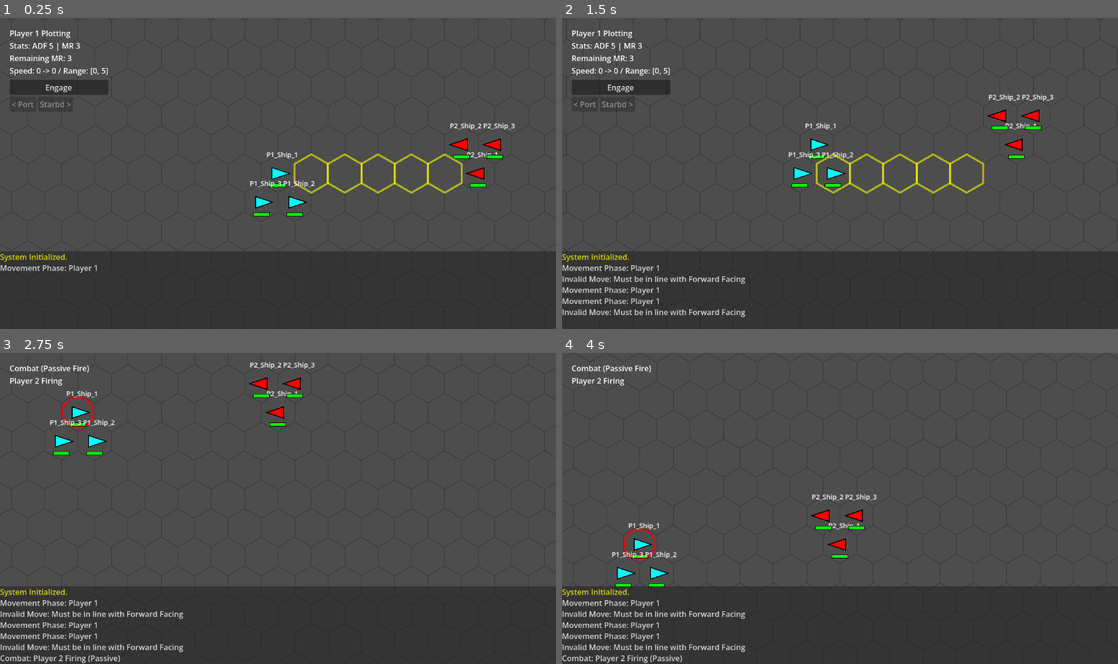
Above: before the commit, frames 1-4 (two rows, left to right).
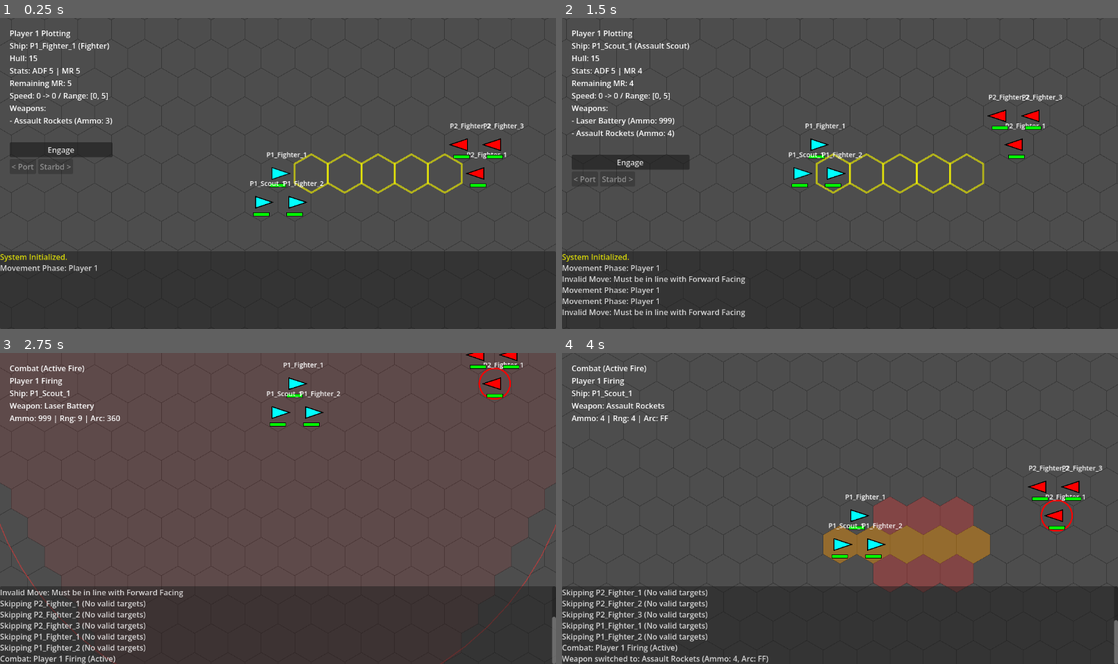
Above: after the commit, the same moments.

Repository: jjeffers/sf-kh-simulator
Game: Godot game, scene res://Scenes/Main.tscn
Two runs of this game, one before a commit and one after it. Both use one fixed random seed, a clock stepped at 60 frames per second and the inputs below.
Inputs (mouse positions are in pixels of both pictures, inside the frame that each line leads up to):
- Up to frame 1 (0.25 s): no input
- Up to frame 2 (1.5 s): click "Engage" at 0.5 s; tap Enter at 1.25 s; move the mouse to (962, 157) at 1.27 s; hold D from 1.28 s (still down); click (962, 157) at 1.42 s
- Up to frame 3 (2.75 s): tap Space at 1.52, 2.27 s; move the mouse to (166, 524) at 2.02 s; release D at 2.03 s; hold S from 2.03 s (still down); click (166, 524) at 2.17 s
- Up to frame 4 (4 s): move the mouse to (895, 440) at 2.77 s; release S at 2.78 s; hold D 2.78-3.53 s; click (895, 440) at 2.92 s; move the mouse to (812, 570) at 3.52 s; hold W from 3.53 s (still down); click (812, 570) at 3.67 s; tap Space at 3.77 s

The runs differ from the first frame. In frame 1, 2.9% of the frame differs, in the area x 1-95%, y 8-55%; in frame 2, 3.2%; in frame 3, 5.0%; in frame 4, 11%, in the area x 0-100%, y 4-100%.

Commit message:
feat: Add Assault Scout class, Multi-Weapon combat, advanced Weapon Rules and UI stats

Diff:
--- a/Scripts/Combat.gd
+++ b/Scripts/Combat.gd
@@ -5,19 +5,58 @@
 const RANGE_PENALTY = 5 # per hex
 const MAX_RANGE = 10
 
-static func calculate_hit_chance(dist: int) -> int:
+static func calculate_hit_chance(dist: int, weapon: Dictionary = {}, target: Ship = null, is_head_on: bool = false) -> int:
 	if dist > MAX_RANGE:
 		return 0
-	var chance = BASE_HIT_CHANCE - (dist * RANGE_PENALTY)
+
+	var chance = 0
+
+	# Special Rule: Assault Rocket vs Reflective Hull (RH)
+	if target and target.defense == "RH" and weapon.get("type") == "Rocket":
+		chance = 60
+		if is_head_on: chance += 10
+		return chance
+
+	# Base Chance Calculation
+	var base = BASE_HIT_CHANCE # 80
+
+	# Special Rule: Laser vs Reflective Hull (RH)
+	if target and target.defense == "RH" and weapon.get("type") == "Laser":
+		base = 50
+
+	# Standard / Laser Rule: Range Diffusion (RD)
+	# -5% per hex
+	chance = base - (dist * RANGE_PENALTY)
+	if is_head_on: chance += 10
 	return max(0, chance)
 
 # Returns true if hit
-static func roll_for_hit(dist: int) -> bool:
-	var chance = calculate_hit_chance(dist)
+static func roll_for_hit(dist: int, weapon: Dictionary = {}, target: Ship = null, is_head_on: bool = false) -> bool:
+	var chance = calculate_hit_chance(dist, weapon, target, is_head_on)
 	var roll = randi() % 100 + 1 # 1-100
 	print("Combat Roll: Distance %d, Chance %d%%, Rolled %d" % [dist, chance, roll])
 	return roll <= chance
 
-# Returns damage amount 1-10
-static func roll_damage() -> int:
-	return randi() % 10 + 1
+# Returns damage amount from string "2d10+4" or simple int
+static func roll_damage(damage_str: Variant = "1d10") -> int:
+	if typeof(damage_str) == TYPE_INT:
+		return damage_str
+
+	if typeof(damage_str) == TYPE_STRING:
+		# Parse "2d10+4"
+		var parts = damage_str.split("+")
+		var bonus = 0
+		if parts.size() > 1:
+			bonus = int(parts[1])
+
+		var dice_part = parts[0].split("d")
+		if dice_part.size() == 2:
+			var count = int(dice_part[0])
+			var sides = int(dice_part[1])
+			var total = 0
+			for i in range(count):
+				total += randi() % sides + 1
+			print("Damage Roll: %s -> %d" % [damage_str, total + bonus])
+			return total + bonus
+
+	return 1 # Fallback
--- a/Scripts/GameManager.gd
+++ b/Scripts/GameManager.gd
@@ -224,11 +224,13 @@
 				log_message("Switched to %s" % selected_ship.name)
 				return
 
-	if not combat_target: return
-
-	var mouse_pos = get_local_mouse_position()
-	var dist_to_target = mouse_pos.distance_to(combat_target.position)
-	var is_click_on_target = (combat_target.grid_position == hex) or (dist_to_target < HexGrid.TILE_SIZE * 0.8)
+	# if not combat_target: return # REMOVED: Prevent blocking target selection
+
+	var is_click_on_target = false
+	if combat_target:
+		var mouse_pos = get_local_mouse_position()
+		var dist_to_target = mouse_pos.distance_to(combat_target.position)
+		is_click_on_target = (combat_target.grid_position == hex) or (dist_to_target < HexGrid.TILE_SIZE * 0.8)
 
 	# If click on the target's hex OR visual representation, FIRE
 	if is_click_on_target:
@@ -237,23 +239,93 @@
 		var target_pos = s.position # Use actual visual position for laser end
 
 		combat_action_taken = true
-		_spawn_laser(start_pos, target_pos)
-		if audio_laser.stream: audio_laser.play()
-
+		# Validate Range and Arc for specific weapon
+		var weapon = selected_ship.weapons[selected_ship.current_weapon_index]
+		var w_range = weapon["range"]
+		var w_arc = weapon["arc"]
 		var d = HexGrid.hex_distance(selected_ship.grid_position, s.grid_position)
-		if Combat.roll_for_hit(d):
-			var dmg = Combat.roll_damage()
+
+		# Basic Range Check
+		if d > w_range:
+			log_message("[color=red]Target out of range! (Max %d)[/color]" % w_range)
+			return
+
+		# Arc Check (FF)
+		if w_arc == "FF":
+			var valid_hexes = _get_ff_arc_hexes(selected_ship, w_range)
+			if not s.grid_position in valid_hexes:
+				log_message("[color=red]Target not in Forward Firing Arc![/color]")
+				return
+				log_message("[color=red]Target not in Forward Firing Arc![/color]")
+				return
+
+		# Ammo Check
+		if weapon["ammo"] <= 0:
+			log_message("[color=red]Weapon Empty![/color]")
+			return
+
+		# FIRE!
+		weapon["ammo"] -= 1
+		combat_action_taken = true
+
+		# FX
+		_spawn_attack_fx(start_pos, target_pos, weapon.get("type", "Laser"))
+
+		# Log shot
+		var is_head_on = false
+		if w_arc == "FF":
+			if s.grid_position == selected_ship.grid_position:
+				is_head_on = true
+			else:
+				var fwd_vec = HexGrid.get_direction_vec(selected_ship.facing)
+				var check = selected_ship.grid_position + fwd_vec
+				for i in range(w_range):
+					if check == s.grid_position:
+						is_head_on = true
+						break
+					check += fwd_vec
+
+		if is_head_on:
+			log_message("Heads On Bonus! +10% Hit Chance")
+
+		log_message("Firing %s at %s..." % [weapon["name"], s.name])
+
+		# Roll to Hit
+		if Combat.roll_for_hit(d, weapon, s, is_head_on):
+			# Construct Damage String: 2d10+4
+			var dmg_str = "%s+%d" % [weapon["damage_dice"], weapon["damage_bonus"]]
+			var dmg = Combat.roll_damage(dmg_str)
+
 			log_message("[color=green]HIT![/color] Range: %d, Damage: %d" % [d, dmg])
-			s.take_damage(dmg)
-			_spawn_hit_text(target_pos, dmg)
-			if audio_hit.stream: audio_hit.play()
-
-			# Wait for hit animation (3.0s)
-			get_tree().create_timer(3.0).timeout.connect(end_turn)
+
+			# Delay damage application to match FX?
+			# Simple approach: Apply now, showing floating text with delay matching FX
+
+			# Wait for travel time (approx 0.5s for rockets)
+			var delay = 0.5
+			if weapon.get("type", "Laser") == "Laser": delay = 0.1
+
+			get_tree().create_timer(delay).timeout.connect(func():
+				s.take_damage(dmg)
+				_spawn_hit_text(target_pos, dmg)
+				if audio_hit.stream: audio_hit.play()
+			)
+
+			# Mark Weapon as Fired
+			weapon["fired"] = true
+
+			# Wait for turn end (Total animation time)
+			get_tree().create_timer(3.0).timeout.connect(_post_fire_check)
 		else:
 			log_message("[color=red]MISS![/color] Range: %d" % d)
-			# Wait for laser animation (2.0s)
-			get_tree().create_timer(2.0).timeout.connect(end_turn)
+			# Mark Weapon as Fired (Even on miss?)
+			# Standard rules: A shot is a shot.
+			weapon["fired"] = true
+
+			# Wait for animation (2.0s)
+			get_tree().create_timer(2.0).timeout.connect(_post_fire_check)
+
+
 	else:
 		# Check if valid enemies at this hex to switch target
 		for s in ships:
@@ -266,16 +338,94 @@
 					_update_ship_visuals() # Ensure target pops to top
 					break
 
-func _spawn_laser(start: Vector2, end: Vector2):
-	var line = Line2D.new()
-	line.width = 3.0
-	line.default_color = Color(1, 0, 0, 1) # Red laser
-	line.points = PackedVector2Array([start, end])
-	add_child(line)
-
-	var tween = create_tween()
-	tween.tween_property(line, "modulate:a", 0.0, 2.0)
-	tween.tween_callback(line.queue_free)
+func _spawn_attack_fx(start: Vector2, end: Vector2, type: String):
+	if type == "Rocket":
+		# Rocket Visual
+		var container = Node2D.new()
+		container.position = start
+		container.z_index = 20 # Above ships
+		add_child(container)
+
+		# Projectile (Small white/orange missile)
+		var missile = Polygon2D.new()
+		missile.polygon = PackedVector2Array([Vector2(5, 0), Vector2(-5, -3), Vector2(-5, 3)])
+		missile.color = Color.ORANGE
+		container.add_child(missile)
+
+		# Smoke Trail
+		var smoke = CPUParticles2D.new()
+		smoke.amount = 30
+		smoke.lifetime = 0.5
+		smoke.direction = Vector2(-1, 0)
+		smoke.spread = 15.0
+		smoke.gravity = Vector2.ZERO
+		smoke.initial_velocity_min = 20.0
+		smoke.initial_velocity_max = 20.0
+		smoke.scale_amount_min = 2.0
+		smoke.scale_amount_max = 5.0
+		smoke.color = Color(0.8, 0.8, 0.8, 0.5)
+		smoke.local_coords = false # Trail effect
+		container.add_child(smoke)
+
+		# Rotate to face target
+		container.rotation = (end - start).angle()
+
+		# Tween Movement
+		var dist_px = start.distance_to(end)
+		var travel_time = 0.5 # Fast rocket
+
+		var tween = create_tween()
+		tween.tween_property(container, "position", end, travel_time).set_trans(Tween.TRANS_QUAD).set_ease(Tween.EASE_IN)
+		tween.tween_callback(func():
+			# Explosion or impact effect could go here
+			missile.visible = false
+			smoke.emitting = false
+			# Cleanup after smoke fades
+			get_tree().create_timer(1.0).timeout.connect(container.queue_free)
+		)
+
+		if audio_laser.stream: audio_laser.play() # Use existing sound like a launch
+
+	else:
+		# Default Laser
+		var line = Line2D.new()
+		line.width = 3.0
+		line.default_color = Color(1, 0, 0, 1) # Red laser
+		line.points = PackedVector2Array([start, end])
+		add_child(line)
+
+		var tween = create_tween()
+		tween.tween_property(line, "modulate:a", 0.0, 2.0)
+		tween.tween_callback(line.queue_free)
+
+		if audio_laser.stream: audio_laser.play()
+
+func _post_fire_check():
+	# Check if selected_ship has ANY valid targets remaining with UNFIRED, LOADED weapons
+	var targets = _get_valid_targets(selected_ship)
+
+	if targets.size() > 0:
+		# Continue Turn
+		combat_action_taken = false
+		log_message("Attack Complete. Select next weapon [W] or target.")
+
+		# Auto-switch to next available weapon if current is done?
+		var weapon = selected_ship.weapons[selected_ship.current_weapon_index]
+		if weapon.get("fired", false) or weapon["ammo"] <= 0:
+			# Find next valid weapon
+			for i in range(selected_ship.weapons.size()):
+				var w = selected_ship.weapons[i]
+				if not w.get("fired", false) and w["ammo"] > 0:
+					selected_ship.current_weapon_index = i
+					log_message("Auto-switched to %s" % w["name"])
+					break
+
+		queue_redraw()
+		_update_ui_state()
+		_update_camera() # Ensure camera stays valid
+	else:
+		# No more valid attacks
+		end_turn()
 
 func _spawn_hit_text(pos: Vector2, damage: int):
 	var lbl = Label.new()
@@ -295,7 +445,15 @@
 	# Player 1 (Left side)
 	for i in range(3):
 		var s = Ship.new()
-		s.name = "P1_Ship_%d" % (i + 1)
+		s.name = "P1_Fighter_%d" % (i + 1)
+
+		# Make the 3rd ship an Assault Scout for testing
+		if i == 2:
+			s.configure_assault_scout()
+			s.name = "P1_Scout_1"
+		else:
+			s.configure_fighter() # Set stats and weapons
+
 		s.player_id = 1
 		s.color = Color.CYAN
 		s.grid_position = Vector3i(-3, i, 3 - i) # Staggered positions or stack if desired. Let's stack 2 and 3?
@@ -305,10 +463,8 @@
 		if i == 1: s.grid_position = Vector3i(-3, 1, 2)
 		if i == 2: s.grid_position = Vector3i(-4, 1, 3)
 
-		s.facing = 0
-		s.speed = 0
-		s.adf = 5
-		s.mr = 3
+		s.binding_pos_update() # Call helper to set initial position immediately
+
 		s.ship_destroyed.connect(func(): _on_ship_destroyed(s))
 		add_child(s)
 		ships.append(s)
@@ -316,7 +472,8 @@
 	# Player 2 (Right side)
 	for i in range(3):
 		var s = Ship.new()
-		s.name = "P2_Ship_%d" % (i + 1)
+		s.name = "P2_Fighter_%d" % (i + 1)
+		s.configure_fighter() # Set stats and weapons
 		s.player_id = 2
 		s.color = Color.RED
 		if i == 0: s.grid_position = Vector3i(3, 0, -3)
@@ -324,9 +481,8 @@
 		if i == 2: s.grid_position = Vector3i(4, -1, -3)
 
 		s.facing = 3
-		s.speed = 0
-		s.adf = 5
-		s.mr = 3
+		s.binding_pos_update()
+
 		s.ship_destroyed.connect(func(): _on_ship_destroyed(s))
 		add_child(s)
 		ships.append(s)
@@ -437,6 +593,8 @@
 	_update_camera()
 
 func start_turn_cycle():
+	for s in ships:
+		s.reset_weapons()
 	start_movement_phase()
 
 func start_movement_phase():
@@ -493,31 +651,72 @@
 
 func _check_combat_availability():
 	# Find un-fired ships for FIRING player
-	var available = ships.filter(func(s): return s.player_id == firing_player_id and not s.has_fired)
-
-	if available.size() == 0:
-		if combat_subphase == 1:
-			start_combat_active()
+	# Loop until we find a ship with targets OR perform phase transition
+	var found_valid_shooter = false
+
+	while not found_valid_shooter:
+		var available = ships.filter(func(s): return s.player_id == firing_player_id and not s.has_fired and not s.is_exploding)
+
+		if available.size() == 0:
+			if combat_subphase == 1:
+				start_combat_active()
+			else:
+				end_turn_cycle()
+			return
+
+		# Check the first available ship
+		# We must iterate through them because available[0] might have no targets,
+		# but available[1] might have targets.
+		# THE RULE: "If no ships have any targets then end that turn" -> implicaiton: we skip useless ships.
+		# "display a message indicating that no targets were avaialble."
+
+		# Let's iterate through the available list
+		var candidate = null
+
+		for s in available:
+			var targets = _get_valid_targets(s)
+			if targets.size() > 0:
+				candidate = s
+				break
+			else:
+				# Mark as fired (Skipped)
+				log_message("Skipping %s (No valid targets)" % s.name)
+				s.has_fired = true
+
+		if candidate:
+			found_valid_shooter = true
+			selected_ship = candidate
+
+			# Ensure we start with a valid, unfired weapon
+			var cur_w = selected_ship.weapons[selected_ship.current_weapon_index]
+			if cur_w["ammo"] <= 0 or cur_w.get("fired", false):
+				for i in range(selected_ship.weapons.size()):
+					var w = selected_ship.weapons[i]
+					if w["ammo"] > 0 and not w.get("fired", false):
+						selected_ship.current_weapon_index = i
+						break
+
+			# Reset action lock
+			combat_action_taken = false
+
+			# Auto-target logic
+			combat_target = null
+			var targets = _get_valid_targets(selected_ship)
+			if targets.size() > 0:
+				combat_target = targets[0]
+
+			queue_redraw()
+			_update_ui_state()
+			_update_camera()
+			log_message("Combat: Player %d Firing (%s)" % [firing_player_id, "Passive" if combat_subphase == 1 else "Active"])
+
+			# Ensure visual stack is updated
+			_update_ship_visuals()
 		else:
-			end_turn_cycle()
-		return
-
-	# Select first available to fire
-	selected_ship = available[0]
-
-	# Reset action lock
-	combat_action_taken = false
-
-	# Auto-target logic
-	combat_target = null
-	var targets = _get_valid_targets(selected_ship)
-	if targets.size() > 0:
-		combat_target = targets[0]
-
-	queue_redraw()
-	_update_ui_state()
-	_update_camera()
-	log_message("Combat: Player %d Firing (%s)" % [firing_player_id, "Passive" if combat_subphase == 1 else "Active"])
+			# Loop will continue, checking 'available' again.
+			# Since we marked ships with no targets as 'has_fired', the list size will shrink.
+			# Eventually it hits 0 and changes phase.
+			continue
 
 func end_turn_cycle():
 	log_message("Turn Complete. Switching Active Player.")
@@ -571,9 +770,16 @@
 		btn_turn_right.disabled = not allow_turn
 
 		var txt = "Player %d Plotting\n" % selected_ship.player_id
+		txt += "Ship: %s (%s)\n" % [selected_ship.name, selected_ship.ship_class]
+		txt += "Hull: %d\n" % selected_ship.hull
 		txt += "Stats: ADF %d | MR %d\n" % [selected_ship.adf, selected_ship.mr]
 		txt += "Remaining MR: %d\n" % turns_remaining
-		txt += "Speed: %d -> %d / Range: [%d, %d]" % [start_speed, steps, min_speed, max_speed]
+		txt += "Speed: %d -> %d / Range: [%d, %d]\n" % [start_speed, steps, min_speed, max_speed]
+
+		txt += "Weapons:\n"
+		for w in selected_ship.weapons:
+			txt += "- %s (Ammo: %d)\n" % [w["name"], w["ammo"]]
+
 		if not is_valid:
 			txt += "\n(Invalid Speed)"
 		label_status.text = txt
@@ -585,7 +791,18 @@
 		btn_turn_right.visible = false
 
 		var phase_name = "Passive" if combat_subphase == 1 else "Active"
-		label_status.text = "Combat (%s Fire)\nPlayer %d Firing" % [phase_name, firing_player_id]
+		var txt = "Combat (%s Fire)\nPlayer %d Firing" % [phase_name, firing_player_id]
+
+		if selected_ship:
+			txt += "\nShip: %s" % selected_ship.name
+			if selected_ship.weapons.size() > 0:
+				var w = selected_ship.weapons[selected_ship.current_weapon_index]
+				txt += "\nWeapon: %s" % w["name"]
+				txt += "\nAmmo: %d | Rng: %d | Arc: %s" % [w["ammo"], w["range"], w["arc"]]
+				if w.get("fired", false):
+					txt += " (FIRED)"
+
+		label_status.text = txt
 	elif current_phase == Phase.END:
 		btn_undo.visible = false
 		btn_commit.visible = false
@@ -667,6 +884,47 @@
 		for i in range(yellow_count):
 			current_check_hex += forward_vec
 			_draw_hex_outline(current_check_hex, Color(1, 1, 0, 0.6), 4.0)
+
+	# Weapon Range Highlighting (Combat Phase)
+	if current_phase == Phase.COMBAT and selected_ship and selected_ship.weapons.size() > 0:
+		var weapon = selected_ship.weapons[selected_ship.current_weapon_index]
+		var w_range = weapon["range"]
+		var w_arc = weapon["arc"]
+
+		# For FF (Forward Firing), we project a 3-hex wide spread
+		if w_arc == "FF":
+			var valid_hexes = _get_ff_arc_hexes(selected_ship, w_range)
+			var forward_vec = HexGrid.get_direction_vec(selected_ship.facing)
+			var head_on_hexes = []
+
+			# Identify Head-on Hexes (Center Line)
+			head_on_hexes.append(selected_ship.grid_position) # Own hex is Head-on
+			var trace = selected_ship.grid_position + forward_vec
+			for i in range(w_range):
+				head_on_hexes.append(trace)
+				trace += forward_vec
+
+			for hex in valid_hexes:
+				if hex in head_on_hexes:
+					# Head-on: Orange/Yellow Highlight
+					_draw_filled_hex(hex, Color(1, 0.6, 0, 0.4))
+				else:
+					# Side/Standard: Red Highlight
+					_draw_filled_hex(hex, Color(1, 0.2, 0.2, 0.3))
+
+		elif w_arc == "360":
+			# Highlight Radius
+			# Drawing all hexes is expensive. Draw a circle outline at range?
+			for hex in _get_hexes_in_range(selected_ship.grid_position, w_range):
+				_draw_filled_hex(hex, Color(1, 0.2, 0.2, 0.1)) # Faint red background
+
+			# Draw Range Boundary
+			var pos = HexGrid.hex_to_pixel(selected_ship.grid_position)
+			# Radius approx: (w_range + 0.5) * TILE_SIZE * sqrt(3)
+			# Hex width = 2 * size. Distance center-to-center = sqrt(3) * size.
+			# Max distance = w_range * sqrt(3) * size
+			# Let's just use raw pixel distance for "Visual" circle
+			draw_arc(pos, w_range * HexGrid.TILE_SIZE * 1.732, 0, TAU, 64, Color(1, 0.2, 0.2, 0.5), 2.0)
 
 	# Combat Target Highlight
 	if current_phase == Phase.COMBAT and combat_target:
@@ -689,6 +947,15 @@
 	points.append(points[0]) # Close loop
 	draw_polyline(points, color, width)
 
+func _draw_filled_hex(hex: Vector3i, color: Color):
+	var center = HexGrid.hex_to_pixel(hex)
+	var size = HexGrid.TILE_SIZE
+	var points = PackedVector2Array()
+	for i in range(6):
+		var angle = deg_to_rad(60 * i + 30)
+		points.append(center + Vector2(size * cos(angle), size * sin(angle)))
+	draw_colored_polygon(points, color)
+
 func draw_hex(hex: Vector3i):
 	var center = HexGrid.hex_to_pixel(hex)
 	var size = HexGrid.TILE_SIZE
@@ -707,12 +974,102 @@
 		var hex_clicked = HexGrid.pixel_to_hex(local_mouse)
 		handle_click(hex_clicked)
 
+	if event is InputEventKey and event.pressed and event.keycode == KEY_W:
+		# Cycle Weapon
+		if current_phase == Phase.COMBAT and selected_ship and selected_ship.weapons.size() > 1:
+			var idx = selected_ship.current_weapon_index
+			idx = (idx + 1) % selected_ship.weapons.size()
+			selected_ship.current_weapon_index = idx
+			var w = selected_ship.weapons[idx]
+			log_message("Weapon switched to: %s (Ammo: %d, Arc: %s)" % [w["name"], w["ammo"], w["arc"]])
+			queue_redraw()
+			_update_ui_state()
+			_update_camera()
+
+func _get_ff_arc_hexes(ship: Ship, w_range: int) -> Array:
+	var hexes = [ship.grid_position] # Range 0 is always valid for FF (and is Head-on)
+	var fwd_vec = HexGrid.get_direction_vec(ship.facing)
+
+	# Directions for "Forward Left" and "Forward Right" (The hexes adjacent to the Forward hex)
+	# In hex grid, "Left of Forward" when facing 'i' is usually 'i-1' relative to the center?
+	# Let's assume compact packing (Columns share edges).
+	# Neighbor of (Shift+Fwd) in direction (Facing-1) is the Forward-Left neighbor.
+
+	# Side Lines Visualization:
+	# C (Dist 1)
+	# L R (Neighbors of C, Dist 2 from Ship)
+	# So Left Start is ship.grid + fwd_vec + left_bias
+
+	var left_vec = HexGrid.get_direction_vec((ship.facing - 1 + 6) % 6)
+	var right_vec = HexGrid.get_direction_vec((ship.facing + 1) % 6)
+
+	# Define Start Points for the 3 columns
+	# Center starts at Range 1
+	var center_start = ship.grid_position + fwd_vec
+
+	# Sides start "1 hex away" (interpreted as neighbors of the Range 1 Center hex)
+	var left_start = center_start + left_vec
+	var right_start = center_start + right_vec
+
+	var starts = [center_start, left_start, right_start]
+
+	for start_hex in starts:
+		var curr = start_hex
+		# Trace forward from this start point
+		# We check distance constraint for EVERY hex
+
+		# Optimization: If the start is already out of range, skip column
+		if HexGrid.hex_distance(ship.grid_position, curr) > w_range:
+			continue
+
+		# Trace
+		for i in range(w_range):
+			if HexGrid.hex_distance(ship.grid_position, curr) <= w_range:
+				if not curr in hexes:
+					hexes.append(curr)
+			else:
+				# Once we exceed range, we stop this column (distance strictly increases)
+				break
+			curr += fwd_vec
+
+	return hexes
+
+func _get_hexes_in_range(center: Vector3i, dist: int) -> Array:
+	var results = []
+	for q in range(-dist, dist + 1):
+		for r in range(max(-dist, -q - dist), min(dist, -q + dist) + 1):
+			var s = -q - r
+			results.append(center + Vector3i(q, r, s))
+	return results
+
 func _get_valid_targets(shooter: Ship) -> Array:
 	var valid = []
 	for s in ships:
-		if s.player_id != shooter.player_id:
-			var d = HexGrid.hex_distance(shooter.grid_position, s.grid_position)
-			if d <= Combat.MAX_RANGE:
+		if s.player_id != shooter.player_id and not s.is_exploding:
+			# Check against ALL available weapons (or just current? usually any valid weapon means ship is active)
+			# Let's check if ANY weapon can hit the target
+			var can_hit = false
+			for weapon in shooter.weapons:
+				if weapon["ammo"] <= 0: continue
+				if weapon.get("fired", false): continue
+
+				var w_range = weapon["range"]
+				var w_arc = weapon["arc"]
+				var d = HexGrid.hex_distance(shooter.grid_position, s.grid_position)
+
+				if d > w_range: continue
+
+				if w_arc == "FF":
+					var valid_hexes = _get_ff_arc_hexes(shooter, w_range)
+					if s.grid_position in valid_hexes:
+						can_hit = true
+						break # Found a valid weapon for this target
+				else:
+					# Default or Turret (360)
+					can_hit = true
+					break
+
+			if can_hit:
 				valid.append(s)
 	return valid
 
@@ -803,10 +1160,19 @@
 	_update_ship_visuals() # Re-calc stacks
 	log_message("Ship destroyed: %s" % ship.name)
 
-	if ships.size() == 0:
+	# Check for Victory
+	var p1_count = 0
+	var p2_count = 0
+	for s in ships:
+		if s.player_id == 1: p1_count += 1
+		elif s.player_id == 2: p2_count += 1
+
+	if p1_count == 0 and p2_count == 0:
 		show_game_over("Draw!")
-	elif ships.size() == 1:
-		show_game_over("Winner: Player %d!" % ships[0].player_id)
+	elif p1_count == 0:
+		show_game_over("Winner: Player 2!")
+	elif p2_count == 0:
+		show_game_over("Winner: Player 1!")
 
 func show_game_over(msg: String):
 	current_phase = Phase.END
--- a/Scripts/Ship.gd
+++ b/Scripts/Ship.gd
@@ -15,9 +15,79 @@
 var has_moved: bool = false
 var has_fired: bool = false
 
+# Class and Weapons
+var ship_class: String = "Scout"
+var defense: String = "None"
+# Weapon Dictionary: {name, type, range, arc, ammo, max_ammo, damage_dice, damage_bonus}
+var weapons: Array = []
+var current_weapon_index: int = 0
+
 signal ship_moved(new_pos)
 signal ship_destroyed
 signal hull_changed(new_value)
+
+func configure_fighter():
+	ship_class = "Fighter"
+	defense = "RH" # Reflective Hull
+	hull = 8
+	adf = 5
+	mr = 5
+
+	weapons.clear()
+	# Assault Rockets: Range 4, Forward Firing (FF), Ammo 3, 2d10+4
+	weapons.append({
+		"name": "Assault Rockets",
+		"type": "Rocket",
+		"range": 4,
+		"arc": "FF",
+		"ammo": 3,
+		"max_ammo": 3,
+		"damage_dice": "2d10",
+		"damage_bonus": 4,
+		"fired": false
+	})
+	current_weapon_index = 0
+
+func configure_assault_scout():
+	ship_class = "Assault Scout"
+	defense = "RH"
+	hull = 15
+	adf = 5
+	mr = 4
+
+	weapons.clear()
+	# Laser Battery: Range 9, 360 Arc, 1d10
+	weapons.append({
+		"name": "Laser Battery",
+		"type": "Laser",
+		"range": 9,
+		"arc": "360",
+		"ammo": 999, # Infinite
+		"max_ammo": 999,
+		"damage_dice": "1d10",
+		"damage_bonus": 0,
+		"fired": false
+	})
+
+	# Assault Rockets: Range 4, FF, Ammo 4, 2d10+4
+	weapons.append({
+		"name": "Assault Rockets",
+		"type": "Rocket",
+		"range": 4,
+		"arc": "FF",
+		"ammo": 4,
+		"max_ammo": 4,
+		"damage_dice": "2d10",
+		"damage_bonus": 4,
+		"fired": false
+	})
+	current_weapon_index = 0 # Default to Laser
+
+func reset_weapons():
+	has_fired = false
+	for w in weapons:
+		w["fired"] = false
+	queue_redraw()
 
 func _ready():
 	hull = MAX_HULL
@@ -57,6 +127,9 @@
 		modulate.a = 1.0
 		z_index = 0
 	queue_redraw()
+
+func binding_pos_update():
+	position = HexGrid.hex_to_pixel(grid_position)
 
 func _draw():
 	if is_exploding: return
@@ -139,3 +212,4 @@
 func reset_turn_state():
 	has_moved = false
 	has_fired = false
+	reset_weapons()
